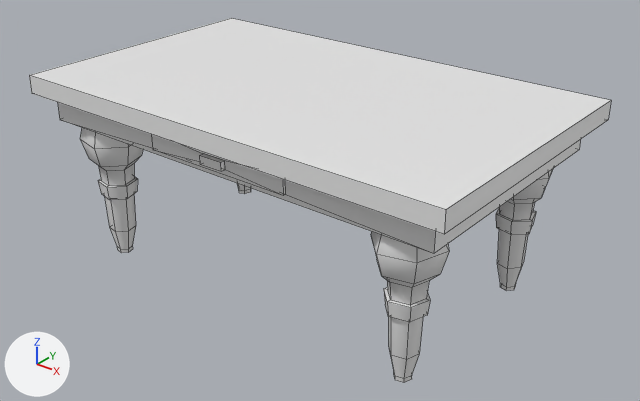
One commit to the FBX model Assets/Models/Luuk/Menu's/Menu table.fbx: the scene before it, then after it.
Camera for both pictures: a camera (50 mm lens) standing at (2.68, -3.26, 2.45) and looking at (0.07, 0.0, 0.43). Lighting does not change. The marker at lower left points along +X, +Y and +Z. Mesh edges are drawn as thin lines. Where no turn or scale is listed for an object, it has been applied to the vertices.

In view in the first picture: 'Tabel'.
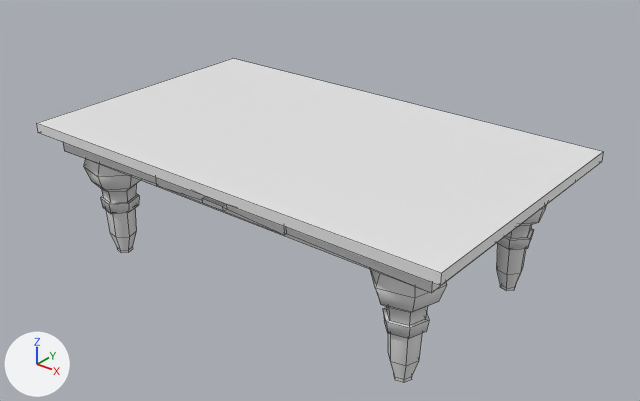
The change in detail:
me_cylinder_003 is used by ob_tabel; location (0.0, 0.0, 0.0).
me_cylinder_003 had 320 vertices, 294 faces and spanned x -1.25..1.25, y -0.75..0.75, z 0.0..1.04.
me_cylinder_003 now has 296 vertices, 270 faces and spans x -1.25..1.25, y -0.75..0.75, z 0.0..0.77.
me_cylinder_003 part 1: the loose piece of 32 vertices spanning x -1.25..1.25, y -0.75..0.75, z 0.79..1.04 is scaled about its middle by (1, 1, 0.683), then moved by (0.0, 0.0, -0.22).
me_cylinder_003 part 2: 66 vertices removed from x 0.78..1.11, y -0.66..-0.33, z 0.03..0.84; 60 vertices added at x 0.78..1.11, y -0.66..-0.33, z 0.02..0.62.
me_cylinder_003 part 3: 66 vertices removed from x -1.11..-0.78, y -0.66..-0.33, z 0.03..0.84; 60 vertices added at x -1.11..-0.78, y -0.66..-0.33, z 0.02..0.62.
me_cylinder_003 part 4: 66 vertices removed from x 0.78..1.11, y 0.33..0.66, z 0.03..0.84; 60 vertices added at x 0.78..1.11, y 0.33..0.66, z 0.02..0.62.
me_cylinder_003 part 5: 66 vertices removed from x -1.11..-0.78, y 0.33..0.66, z 0.03..0.84; 60 vertices added at x -1.11..-0.78, y 0.33..0.66, z 0.02..0.62.

Changed parts and their boxes [x1, y1, x2, y2] in the pictures (640 x 401 px; the box of a moved part takes in the faces that stretch with it):
'Tabel', reshaped (11% shorter)
    before: [29, 18, 611, 383]
    after: [36, 59, 603, 383]
part 1 of me_cylinder_003, moved or reshaped
    before: [29, 18, 611, 254]
    after: [36, 59, 603, 293]
part 2 of me_cylinder_003, moved or reshaped
    before: [371, 232, 449, 383]
    after: [371, 270, 447, 383]
part 3 of me_cylinder_003, moved or reshaped
    before: [80, 128, 143, 253]
    after: [83, 159, 141, 253]
part 4 of me_cylinder_003, moved or reshaped
    before: [496, 169, 553, 291]
    after: [497, 205, 547, 291]
part 5 of me_cylinder_003, moved or reshaped (not visible afterwards)
    before: [237, 183, 251, 194]
